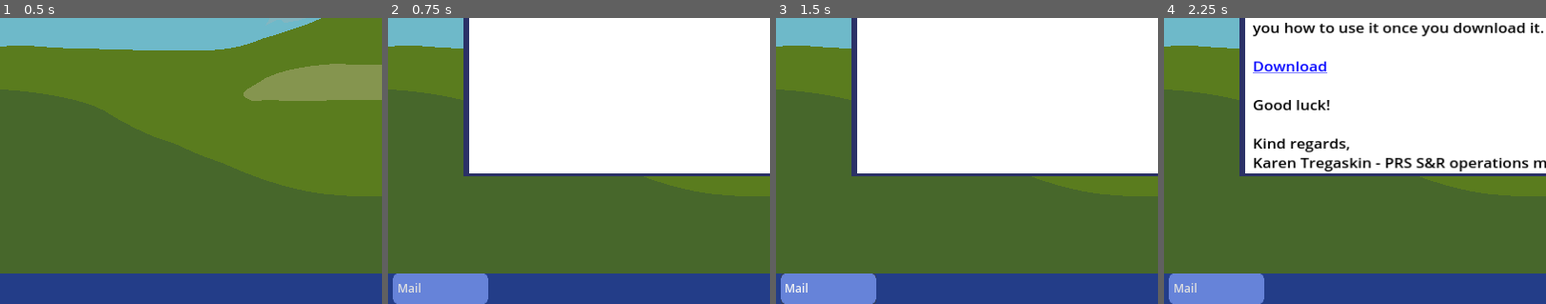
Above: before the commit, frames 1-4 (left to right).
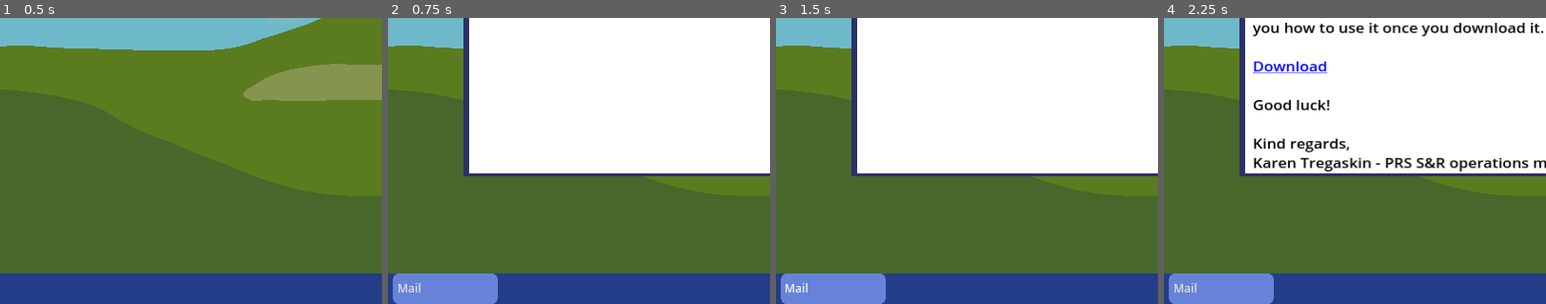
Above: after the commit, the same moments.

Repository: cc-dan/prs
Game: Godot game, scene res://scenes/desktop.tscn
The game is run twice, just before and just after one commit, with the same random seed, the same clock (stepped at 60 frames per second) and the same inputs.
Inputs (mouse positions are % of the whole screen's width and height, from its top left):
- Up to frame 1 (0.5 s): no input
- Up to frame 2 (0.75 s): click (11, 14) at 0.5 s
- Up to frame 3 (1.5 s): click "Mail" at 1.25 s
- Up to frame 4 (2.25 s): click "Your first day on the job" at 2 s
The pictures show only the part of the screen within x 6-56%, y 50-100%; the shares and areas given below are measured in that part.

Frame 1 is identical in both runs. In frame 2, 0.3% of the frame differs, in the area x 2-29%, y 89-100%; in frame 3, 0.3%; in frame 4, 0.3%.

Commit message:
Arreglado time out, cambios estéticos menores

Diff:
--- a/scenes/taskbar/taskbar_item.tscn
+++ b/scenes/taskbar/taskbar_item.tscn
@@ -10,7 +10,7 @@
 texture = ExtResource("1_1y3t0")
 
 [node name="Button" type="Button"]
-custom_minimum_size = Vector2(100, 0)
+custom_minimum_size = Vector2(110, 0)
 offset_right = 35.0
 offset_bottom = 17.0
 theme = SubResource("Theme_bhwaa")
--- a/scenes/window/window_world_view.tscn
+++ b/scenes/window/window_world_view.tscn
@@ -17,9 +17,6 @@
 offset_bottom = 432.0
 script = ExtResource("2_mp5p1")
 
-[node name="CloseButton" parent="HBoxContainer/TitleBar/MarginContainer/HBoxContainer" index="0"]
-disabled = true
-
 [node name="Body" parent="HBoxContainer" index="1"]
 theme_override_styles/panel = SubResource("StyleBoxTexture_hvhps")
 
@@ -32,7 +29,7 @@
 
 [node name="SubViewport" type="SubViewport" parent="HBoxContainer/Body/SubViewportContainer" index="0"]
 handle_input_locally = false
-size = Vector2i(255, 198)
+size = Vector2i(255, 201)
 render_target_update_mode = 4
 
 [node name="world" parent="HBoxContainer/Body/SubViewportContainer/SubViewport" index="0" instance=ExtResource("2_ht4pq")]
@@ -122,3 +119,4 @@
 [connection signal="submit" from="HBoxContainer/Body/SubViewportContainer/RecoveryWindow" to="." method="_on_recovery_window_submit"]
 [connection signal="pressed" from="HBoxContainer/Body/EndScreen/CenterContainer/VBoxContainer/EndButton" to="." method="_on_end_button_pressed"]
 [connection signal="pressed" from="HBoxContainer/Body/StartScreen/CenterContainer/VBoxContainer/StartButton" to="." method="_on_start_button_pressed"]
+[connection signal="timeout" from="Timer" to="." method="_on_timer_timeout"]
--- a/scripts/desktop.gd
+++ b/scripts/desktop.gd
@@ -44,7 +44,7 @@
 			s += pet_names[i]
 			if i + 1 != len(pet_names):
 				s += ", "
-		end_text = "Too bad! Seems you made a mistake. These remain missing: " + s
+		end_text = "Too bad! These remain missing: " + s
 	game_window.end_game(end_text, pet_names.is_empty())
 
 func popup_quest(pet_info: Dictionary) -> void:
@@ -72,6 +72,7 @@
 	game_window.game_started.connect(_on_world_view_window_game_started)
 	game_window.dog_found.connect(_on_world_view_window_dog_found)
 	game_window.game_ended.connect(_on_game_ended)
+	game_window.timed_out.connect(_on_game_timed_out)
 	add_child(game_window)
 
 func _on_game_ended() -> void:
@@ -83,6 +84,9 @@
 		%EndTimer.start()
 	else:
 		get_tree().reload_current_scene()
+
+func _on_game_timed_out() -> void:
+	end_game()
 
 func _on_world_view_window_game_started() -> void:
 	start_game([
--- a/scripts/window_world_view.gd
+++ b/scripts/window_world_view.gd
@@ -1,7 +1,8 @@
 extends "res://scripts/window.gd"
 
 signal game_started
-signal game_ended(won: bool)
+signal game_ended
+signal timed_out
 signal dog_found(selection: String, pet: StaticBody3D)
 var task_bar = null
 
@@ -38,7 +39,7 @@
 	recovery_window.visible = true
 
 func _on_timer_timeout() -> void:
-	%EndScreen.visible = true
+	timed_out.emit()
 
 func _on_end_button_pressed() -> void:
 	game_ended.emit()
@@ -48,6 +49,7 @@
 	dog_found.emit(selection, pet)
 
 func end_game(end_text: String, won: bool) -> void:
+	%Timer.stop()
 	%EndText.text = end_text
 	%EndScreen.visible = true
 	%EndButton.text = "Continue"
Not shown: 1 places in scenes/window/window_world_view.tscn that only renumber resources
